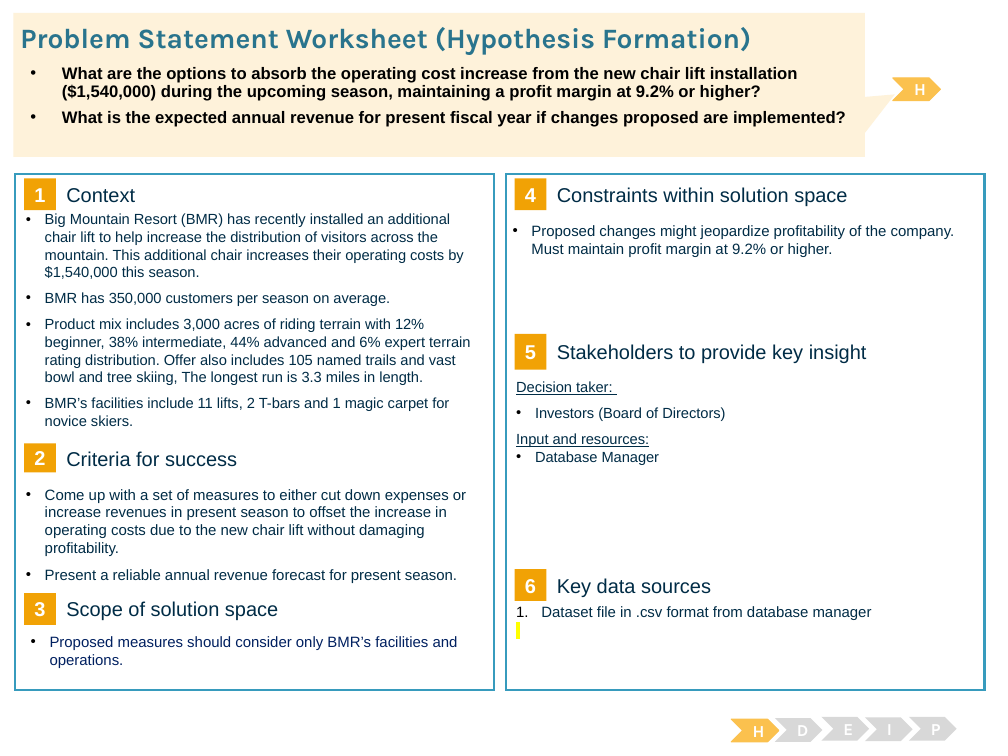
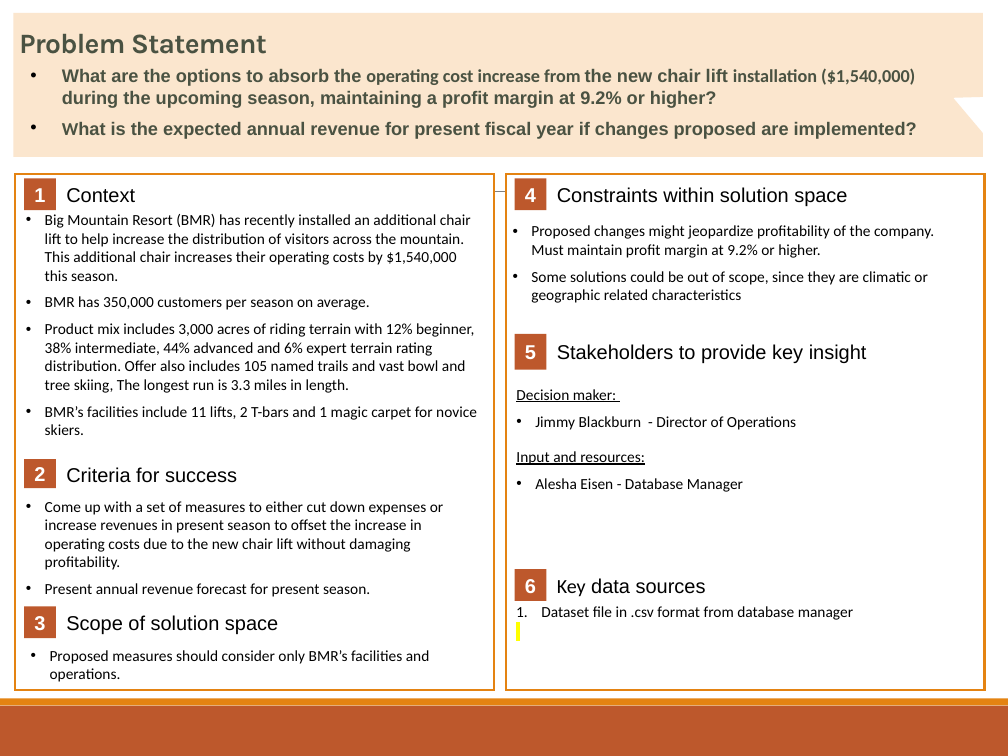
Before and after one commit to jvrnuno/Big_Mountain_Resort, a slide deck: slide 1 of Javier Nuno PSW - Guided Capstone.pptx. Drawn at 1008x756 pixels with LibreOffice and Linux fonts; fonts in the diff are those of the drawing. Boxes give left, top, right and bottom in pixels: in the first picture for what was removed or moved away, otherwise in the second. Text is boxed around its words. In the diff, an @@ line names an element or a change of style, - is before the commit and + after.

```diff
--- a/Javier Nuno PSW - Guided Capstone.pptx
+++ b/Javier Nuno PSW - Guided Capstone.pptx
@@ speech box: place and size @@
-speech box at [13,13,865,157]
+speech box at [13,13,983,157]
@@ speech box at [13,13,983,157]: fill #FEF2DA to #FBE6CE; proportions changed @@
@@ title at [19,34,267,54]: text changed; text colour #29748D to #4A5242 @@
-Problem Statement Worksheet (Hypothesis Formation)
+Problem Statement
@@ text "What are the options to ..." at [62,68,917,139]: size 11.9 to 13 pt, text colour #000000 to #4A5242; font Arial to Calibri in "operating cost increase from installation ($1,540,000)", "What"; line spacing 0.9 to 1 @@
@@ chevron removed at [893,78,940,100] @@
-H
@@ rectangle at [15,173,494,689]: outline #379BBD 1.5 pt to #E48312 1.5 pt @@
@@ rectangle at [506,173,985,689]: outline #379BBD 1.5 pt to #E48312 1.5 pt @@
@@ text "Big Mountain Resort (BMR) has ..." at [45,214,477,417]: size 10.5 to 11 pt, font Arial to Calibri, text colour #002C46 to #000000 @@
@@ line added from (99, 192) to (922, 192), #808080 0.5 pt @@
@@ text at [531,225,934,258]: size 10.7 to 11 pt, font Arial to Calibri, text colour #002C46 to #000000 in "Proposed changes might jeopardize profitability of the ..." @@
@@ text at [531,271,928,303]: paragraph added @@
+• Some solutions could be out of scope, since they are climatic or geographic related characteristics
@@ text "Decision maker:": place and size @@
-text "Decision maker:" at [516,381,725,465]
+text "Decision maker:" at [516,389,796,492]
@@ text at [516,389,796,430]: text changed; size 10.5 to 11 pt; font Arial to Calibri; text colour #002C46 to #000000 @@
-Decision taker:
-• Investors (Board of Directors)
+Decision maker:
+• Jimmy Blackburn - Director of Operations
@@ fill #F1A205 to #BD582C in 6 elements at [24,178,56,211], [515,178,547,211], [515,334,547,370], [515,570,547,602], [24,606,56,638], [24,460,56,489] @@
@@ text colour #002C46 to #000000 in 5 elements at [66,188,135,203], [557,187,847,206], [557,344,867,363], [66,615,278,634], [66,467,237,483] @@
@@ 2 rectangles, 2 texts: place and size @@
-2 rectangles, 2 texts at [24,444,278,625]
+2 rectangles, 2 texts at [24,460,278,638]
@@ text at [516,451,645,465]: size 10.5 to 11 pt, font Arial to Calibri, text colour #002C46 to #000000 in "Input and resources:" @@
@@ text at [535,478,743,492]: text changed; size 10.5 to 11 pt; font Arial to Calibri; text colour #002C46 to #000000 @@
-• Database Manager
+• Alesha Eisen - Database Manager
@@ text "Come up with a set ...": place and size @@
-text "Come up with a set ..." at [45,489,466,583]
+text "Come up with a set ..." at [45,501,443,597]
@@ text at [45,501,443,570]: size 10.7 to 11 pt, font Arial to Calibri, text colour #002C46 to #000000 in "Come up with a set of measures ..." @@
@@ text at [45,583,370,597]: text changed; size 10.7 to 11 pt; font Arial to Calibri; text colour #002C46 to #000000 @@
-• Present a reliable annual revenue forecast for present season.
+• Present annual revenue forecast for present season.
@@ text "Dataset file in .csv format ..." at [541,606,853,620]: size 10.7 to 11 pt, font Arial to Calibri, text colour #002C46 to #000000 @@
@@ text "Key data sources" at [557,578,706,597]: font Arial to Calibri in "Key"; text colour #002C46 to #000000 @@
@@ text "Proposed measures should consider only ...": place and size @@
-text "Proposed measures should consider only ..." at [50,636,458,668]
+text "Proposed measures should consider only ..." at [50,650,430,682]
@@ text "Proposed measures should consider only ..." at [50,650,430,682]: size 10.7 to 11 pt, font Arial to Calibri, text colour #002060 to #000000; more space between paragraphs @@
@@ rectangle added at [0,706,1008,756], fill #BD582C @@
@@ rectangle added at [0,699,1008,706], fill #E48312 @@
@@ chevron removed at [775,718,823,742] @@
-D
@@ chevron removed at [822,717,869,741] @@
-E
@@ chevron removed at [865,718,912,742] @@
-I
@@ chevron removed at [909,717,957,741] @@
-P
@@ chevron removed at [731,720,778,742] @@
-H
```
